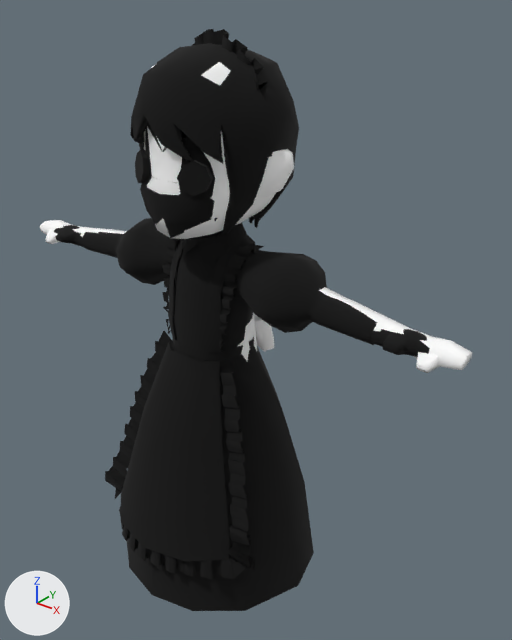
The OBJ model model_obj/maid/maid.obj, before and after one commit.
The view is the same before and after, from a 50 mm lens placed at (12.65, -13.79, 19.26), pointed at (0.79, 1.04, 10.07). The lights are fixed; the arrows at lower left show +X, +Y and +Z. Where no turn or scale is listed for an object, it has been applied to the vertices. Vertices at the same position are counted once.

Script lines for the objects in view, before the commit:
```python
mat_eri_mtsg = principled_material('Eri_MTSG')
mat_eri_mtsg.base_color = (0.0, 0.0, 0.0)  # black #000000
mat_eri_mtsg.roughness = 1.0
me_maid = bpy.data.meshes.new('maid')
me_maid.from_pydata(...)  # 2591 vertices, 2149 faces; spans x -7.7..7.7, y -3.4..2.9, z 0.0..18.1
me_maid.materials.append(mat_initialshadinggroup)  # white #ffffff
me_maid.materials.append(mat_eri_mtsg)  # black #000000
me_maid.materials.append(mat_eye_mtsg)  # black #000000
me_maid.materials.append(mat_aistandardsurface1sg)  # black #000000
me_maid.materials.append(mat_aistandardsurface4sg)  # black #000000
me_maid.materials.append(mat_zubonsg)  # black #000000
me_maid.materials.append(mat_aistandardsurface2sg)  # black #000000
me_maid.materials.append(mat_aistandardsurface3sg)  # black #000000
me_maid.materials.append(mat_aistandardsurface5sg)  # black #000000
ob_maid = bpy.data.objects.new('maid', me_maid)
ob_maid.location = (0.0, 0.0, 0.0)
```
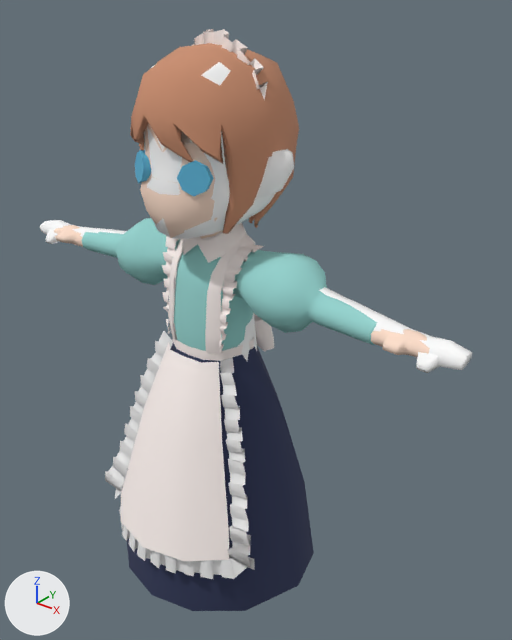
Changed parts and their boxes (x1, y1, x2, y2) in the pictures (512 x 640 px):
'maid', recoloured
    both: (51, 29, 433, 611)
part 1 of me_maid, recoloured (black to white)
    both: (121, 222, 264, 561)
part 2 of me_maid, recoloured (black to white)
    both: (191, 29, 268, 99)
part 3 of me_maid, recoloured (black to cyan)
    both: (135, 150, 214, 196)
part 4 of me_maid, recoloured (black to beige)
    both: (54, 123, 430, 357)
part 5 of me_maid, recoloured (black to cyan)
    both: (82, 218, 377, 351)
part 6 of me_maid, recoloured (black to blue)
    both: (127, 343, 314, 611)
part 7 of me_maid, recoloured (black to brown)
    both: (130, 43, 299, 234)

Diff of the bpy script that builds the scene:
```diff
--- a/model_obj/maid/maid.obj.py
+++ b/model_obj/maid/maid.obj.py
@@ mat_eri_mtsg @@
 mat_eri_mtsg = principled_material('Eri_MTSG')
-mat_eri_mtsg.base_color = (0.0, 0.0, 0.0)  # black #000000
+mat_eri_mtsg.base_color = (0.8, 0.8, 0.8)  # white #e7e7e7
 mat_eri_mtsg.roughness = 1.0
@@ mat_skirt_mt2sg @@
+mat_skirt_mt2sg = principled_material('Skirt_MT2SG')
+mat_skirt_mt2sg.base_color = (0.03, 0.04, 0.1)  # dark blue #303859
+mat_skirt_mt2sg.roughness = 1.0
@@ mat_hair_mt2sg @@
+mat_hair_mt2sg = principled_material('Hair_MT2SG')
+mat_hair_mt2sg.base_color = (0.58, 0.27, 0.16)  # brown #c88e6f
+mat_hair_mt2sg.roughness = 1.0
@@ mat_skin_mt2sg @@
+mat_skin_mt2sg = principled_material('Skin_MT2SG')
+mat_skin_mt2sg.base_color = (1.0, 0.75, 0.61)  # beige #ffe1cd
+mat_skin_mt2sg.roughness = 1.0
@@ mat_shirt_mt2sg @@
+mat_shirt_mt2sg = principled_material('Shirt_MT2SG')
+mat_shirt_mt2sg.base_color = (0.31, 0.67, 0.64)  # cyan #97d6d1
+mat_shirt_mt2sg.roughness = 1.0
@@ mat_eye_mt2sg @@
+mat_eye_mt2sg = principled_material('Eye_MT2SG')
+mat_eye_mt2sg.base_color = (0.11, 0.45, 0.67)  # cyan #5db3d6
+mat_eye_mt2sg.roughness = 1.0
@@ mat_lambert2sg @@
+mat_lambert2sg = principled_material('lambert2SG')
+mat_lambert2sg.base_color = (1.0, 0.91, 0.88)  # white #fff5f1
+mat_lambert2sg.roughness = 1.0
@@ mat_shoes_mt2sg @@
+mat_shoes_mt2sg = principled_material('Shoes_MT2SG')
+mat_shoes_mt2sg.base_color = (0.04, 0.02, 0.02)  # brown #382727
+mat_shoes_mt2sg.roughness = 1.0
@@ me_maid @@
 me_maid.from_pydata(...)  # 2591 vertices, 2149 faces; spans x -7.7..7.7, y -3.4..2.9, z 0.0..18.1
 # used by ob_maid; location = (0.0, 0.0, 0.0)
+# me_maid part 1: 186 of the faces centred in x -1.8..1.8, y -3.1..1.3, z 4.4..13.1 switch from mat_eri_mtsg (black #000000) to mat_lambert2sg (white #fff5f1)
+# me_maid part 2: 29 of the faces centred in x -1.5..1.7, y 0.0..0.6, z 16.8..17.7 switch from mat_eri_mtsg (black #000000) to mat_lambert2sg (white #fff5f1)
+# me_maid part 3: all 32 faces that had it switch from mat_eye_mtsg (black #000000) to mat_eye_mt2sg (cyan #5db3d6)
+# me_maid part 4: all 256 faces that had it switch from mat_aistandardsurface1sg (black #000000) to mat_skin_mt2sg (beige #ffe1cd)
+# me_maid part 5: all 232 faces that had it switch from mat_aistandardsurface4sg (black #000000) to mat_shirt_mt2sg (cyan #97d6d1)
+# me_maid part 6: all 48 faces that had it switch from mat_aistandardsurface2sg (black #000000) to mat_skirt_mt2sg (dark blue #303859)
+# me_maid part 7: all 251 faces that had it switch from mat_aistandardsurface5sg (black #000000) to mat_hair_mt2sg (brown #c88e6f)
 me_maid.materials.append(mat_initialshadinggroup)
-me_maid.materials.append(mat_zubonsg)  # black #000000
-me_maid.materials.append(mat_aistandardsurface3sg)  # black #000000
+me_maid.materials.append(mat_shoes_mt2sg)  # brown #382727
```
